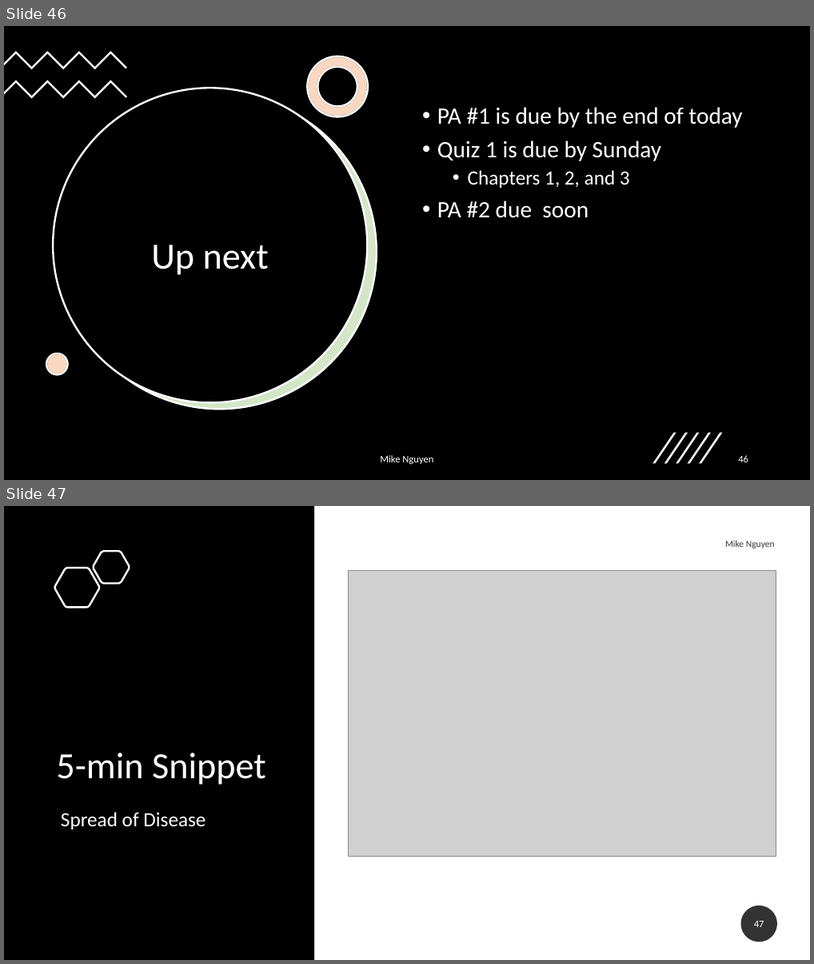
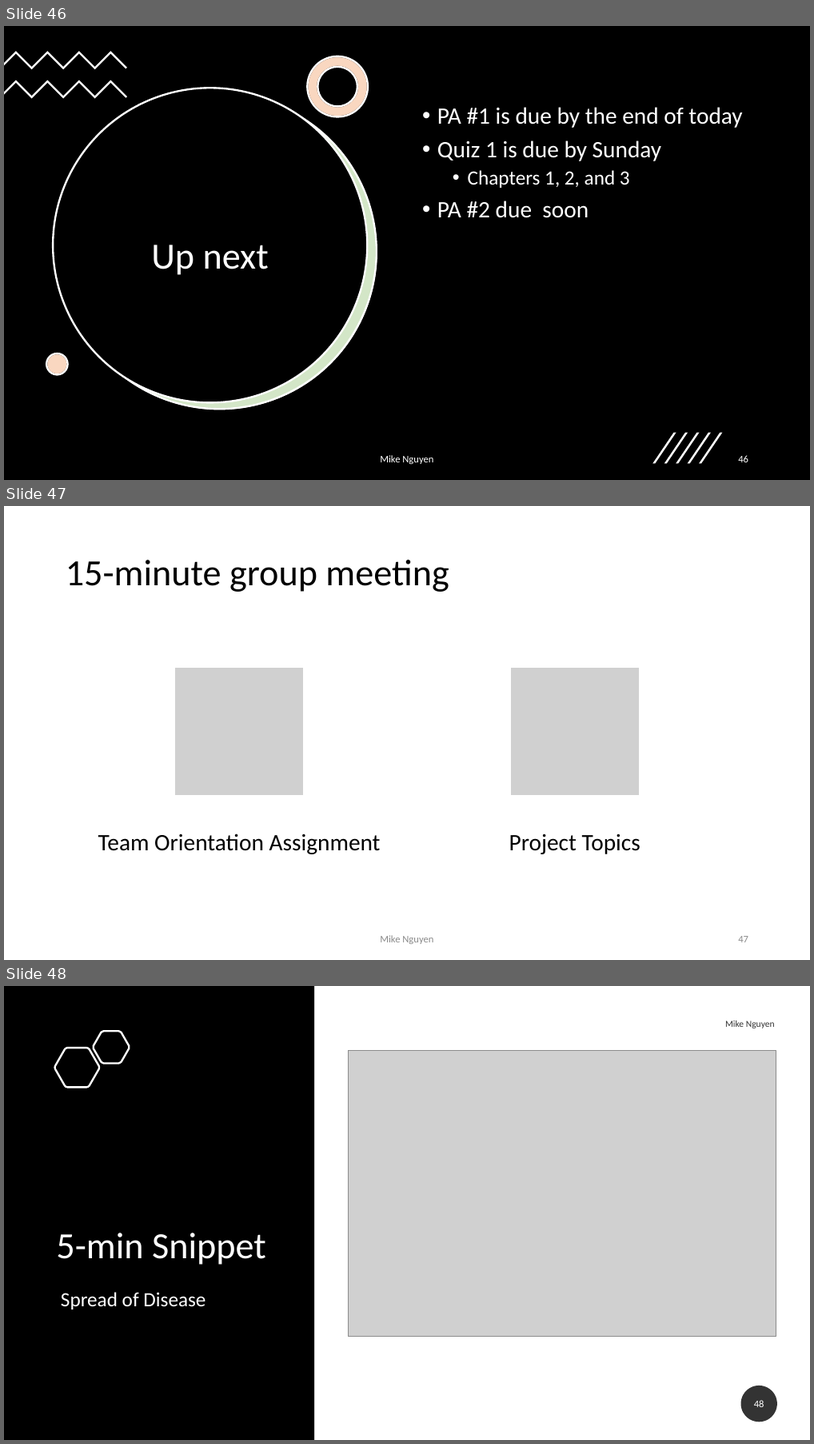
Before and after one commit to mikenguyen13/mar4050, a slide deck: lectures/1/2_Marketing Research Process.pptx. Shown one above the other, each under a label of ours: slides 46 and 47 before the commit, slides 46, 47 and 48 after it. The pictures are 814x964 and 814x1444 pixels, drawn with LibreOffice and Linux fonts; fonts in the diff are those of the drawing; grey boxes stand for pictures. Boxes give left, top, right and bottom in pixels: in the first picture for what was removed or moved away, otherwise in the second. Text is boxed around its words. In the diff, an @@ line names an element or a change of style, - is before the commit and + after.

```diff
--- a/lectures/1/2_Marketing Research Process.pptx
+++ b/lectures/1/2_Marketing Research Process.pptx
@@ slide 47 added at bbox=[4, 506, 810, 960], background #FFFFFF @@
@@ title added at bbox=[66, 560, 449, 592], 44 pt, text #000000 @@
+15-minute group meeting
@@ group added at bbox=[98, 667, 641, 854]: 2 pictures, 2 texts @@
+Team Orientation Assignment
+Project Topics
@@ text added at bbox=[380, 935, 434, 944], 12 pt, text #8C8C8C @@
+Mike Nguyen
@@ page number added at bbox=[738, 936, 749, 942], 12 pt, text #8C8C8C @@
+47
@@ what was slide 47 is now slide 48 @@
@@ page number at bbox=[754, 1400, 765, 1407]: text changed @@
-47
+48
```
Also in this commit, not shown: 11 slides changed, 2 other slides added, 2 slides removed, 3 other files.
